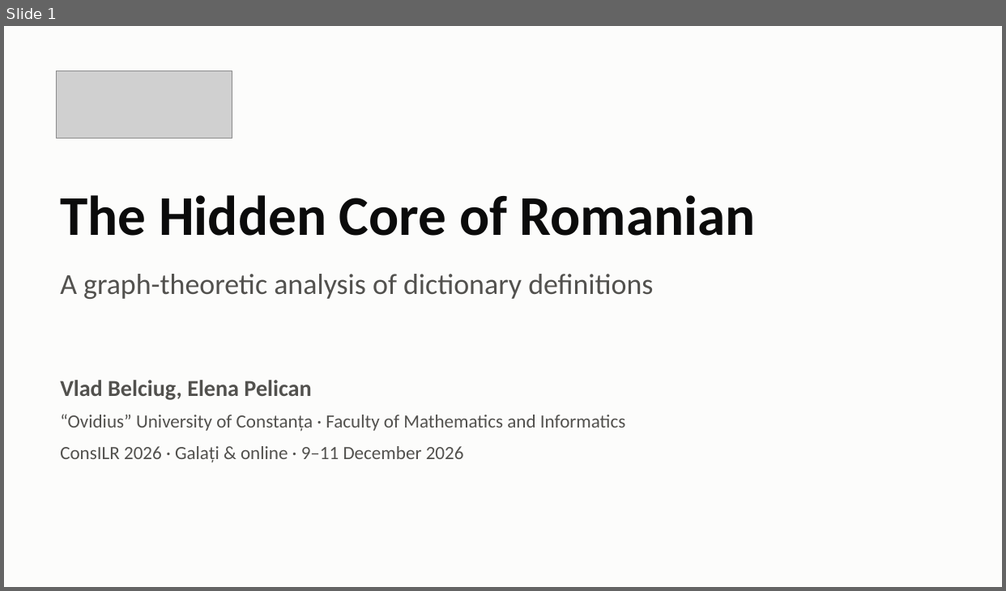
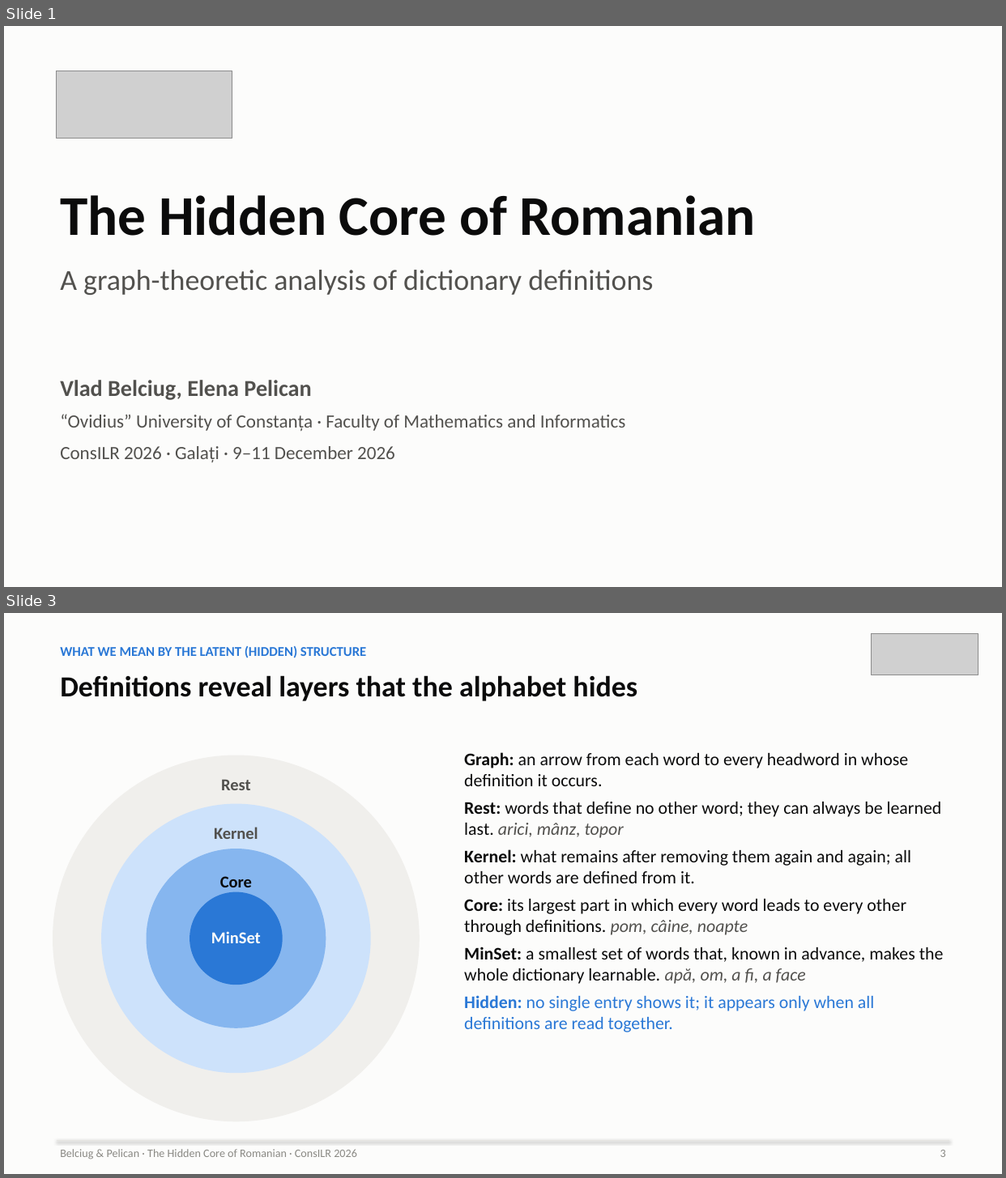
Before and after one commit to ovladon/hidden-core-romanian, a slide deck: slides/HiddenCore_ConsILR2026.pptx. Shown one above the other, each under a label of ours: slide 1 before the commit, slides 1 and 3 after it; the slides between them are not shown. The pictures are 1006x591 and 1006x1178 pixels, drawn with LibreOffice and Linux fonts; fonts in the diff are those of the drawing; grey boxes stand for pictures. Boxes give left, top, right and bottom in pixels: in the first picture for what was removed or moved away, otherwise in the second. Text is boxed around its words. In the diff, an @@ line names an element or a change of style, - is before the commit and + after.

```diff
--- a/slides/HiddenCore_ConsILR2026.pptx
+++ b/slides/HiddenCore_ConsILR2026.pptx
@@ slide 3 added at (x1=4, y1=613, x2=1002, y2=1174), background #FCFCFB @@
@@ picture added at (x1=871, y1=634, x2=978, y2=675) @@
@@ text added at (x1=60, y1=646, x2=366, y2=658), 13 pt, text #2A78D6, bold @@
+WHAT WE MEAN BY THE LATENT (HIDDEN) STRUCTURE
@@ text added at (x1=60, y1=675, x2=637, y2=701), 28 pt, text #0B0B0B, bold @@
+Definitions reveal layers that the alphabet hides
@@ ellipse added at (x1=53, y1=756, x2=420, y2=1122), fill #F0EFEC @@
@@ text added at (x1=464, y1=752, x2=944, y2=1033), 17 pt, text #0B0B0B @@
+Graph: an arrow from each word to every headword in whose definition it occurs.
+Rest: words that define no other word; they can always be learned last. arici, mânz, topor
+Kernel: what remains after removing them again and again; all other words are defined from it.
+Core: its largest part in which every word leads to every other through definitions. pom, câine, noapte
+MinSet: a smallest set of words that, known in advance, makes the whole dictionary learnable. apă, om, a fi, a face
+Hidden: no single entry shows it; it appears only when all definitions are read together.
@@ text added at (x1=221, y1=779, x2=251, y2=790), 16 pt, text #52514E, bold @@
+Rest
@@ ellipse added at (x1=101, y1=804, x2=371, y2=1073), fill #CDE2FB @@
@@ text added at (x1=214, y1=827, x2=258, y2=839), 16 pt, text #52514E, bold @@
+Kernel
@@ ellipse added at (x1=147, y1=849, x2=326, y2=1029), fill #86B6EF @@
@@ text added at (x1=220, y1=876, x2=252, y2=888), 16 pt, text #0B0B0B, bold @@
+Core
@@ ellipse added at (x1=189, y1=892, x2=283, y2=985), fill #2A78D6 @@
@@ text added at (x1=211, y1=931, x2=261, y2=943), 16 pt, text #FCFCFB, bold @@
+MinSet
@@ line added from (57, 1141) to (949, 1141), #E6E5E1 0.75 pt @@
@@ text added at (x1=60, y1=1149, x2=357, y2=1160), 11 pt, text #8A8984 @@
+Belciug & Pelican · The Hidden Core of Romanian · ConsILR 2026
@@ text added at (x1=940, y1=1150, x2=946, y2=1157), 11 pt, text #8A8984 @@
+3
@@ slide 1 changed as well @@
@@ text "A graph-theoretic analysis of dictionary ..." moved from (x1=60, y1=274, x2=653, y2=299) to (x1=60, y1=270, x2=653, y2=295) @@
@@ text at (x1=60, y1=446, x2=395, y2=463): text changed @@
-ConsILR 2026 · Galați & online · 9–11 December 2026
+ConsILR 2026 · Galați · 9–11 December 2026
```
Also in this commit, not shown: 10 other slides changed, 9 other slides added, 4 slides removed, 2 other files.
